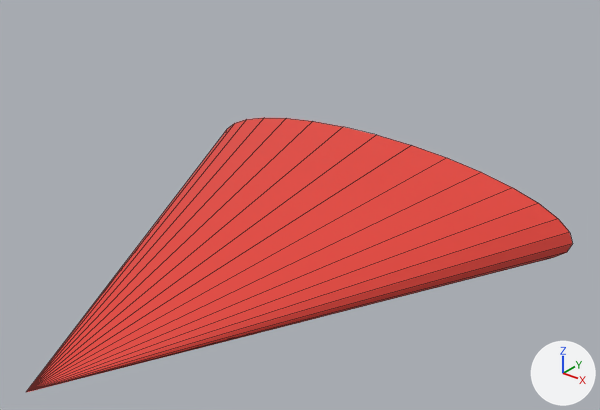
What one commit did to the Blender file MENTORING3/Assets/FLOCK2/Models/Boid.blend.
Before and after are seen from a camera (50 mm lens) standing at (1.015, -1.076, 0.856) and looking at (0.103, 0.064, 0.15). The lights are fixed; the arrows at lower right show +X, +Y and +Z. Mesh edges are drawn as thin lines.
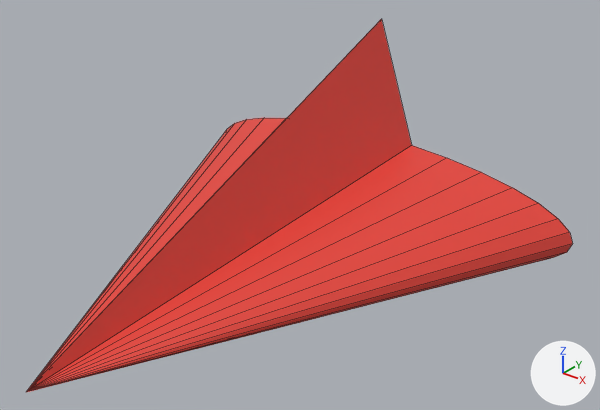
The newer file is also turned or shifted as a whole; pictures and numbers use the older file's frame.

Where the change shows, as pixel boxes (x1, y1, x2, y2) in the pictures (600 x 410 px; the box of a moved part takes in the faces that stretch with it):
'Cone', reshaped (36% taller)
    before: (27, 118, 573, 392)
    after: (27, 19, 573, 392)
part 1 of me_cone, moved or reshaped
    before: (28, 127, 411, 391)
    after: (28, 19, 412, 391)

The change, as a list of edits to the scene's bpy script:
```text
Change me_cone:
    where me_cone.from_pydata(...)  # 33 vertices, 33 faces; spans x -0.5..0.5, y -0.513..0.487, z -0.105..0.145
    used by ob_cone; location = (0.0, 0.0, 0.0)
    me_cone part 1
    me_cone.vertices[0].co: (0.0, 0.484, 0.145) -> (0.0, 0.484, 0.421)  # pixel (376, 134) -> pixel (381, 18)
```
